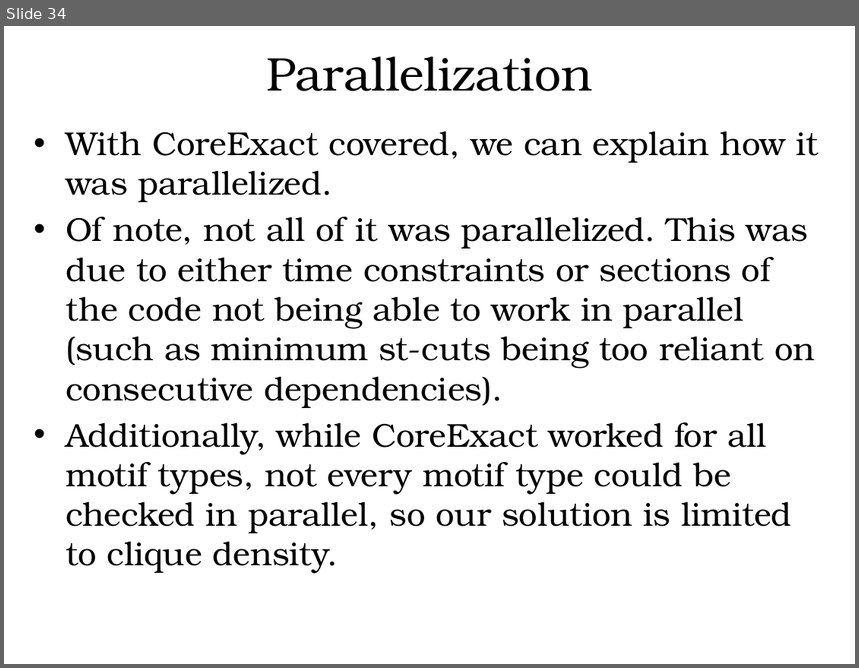
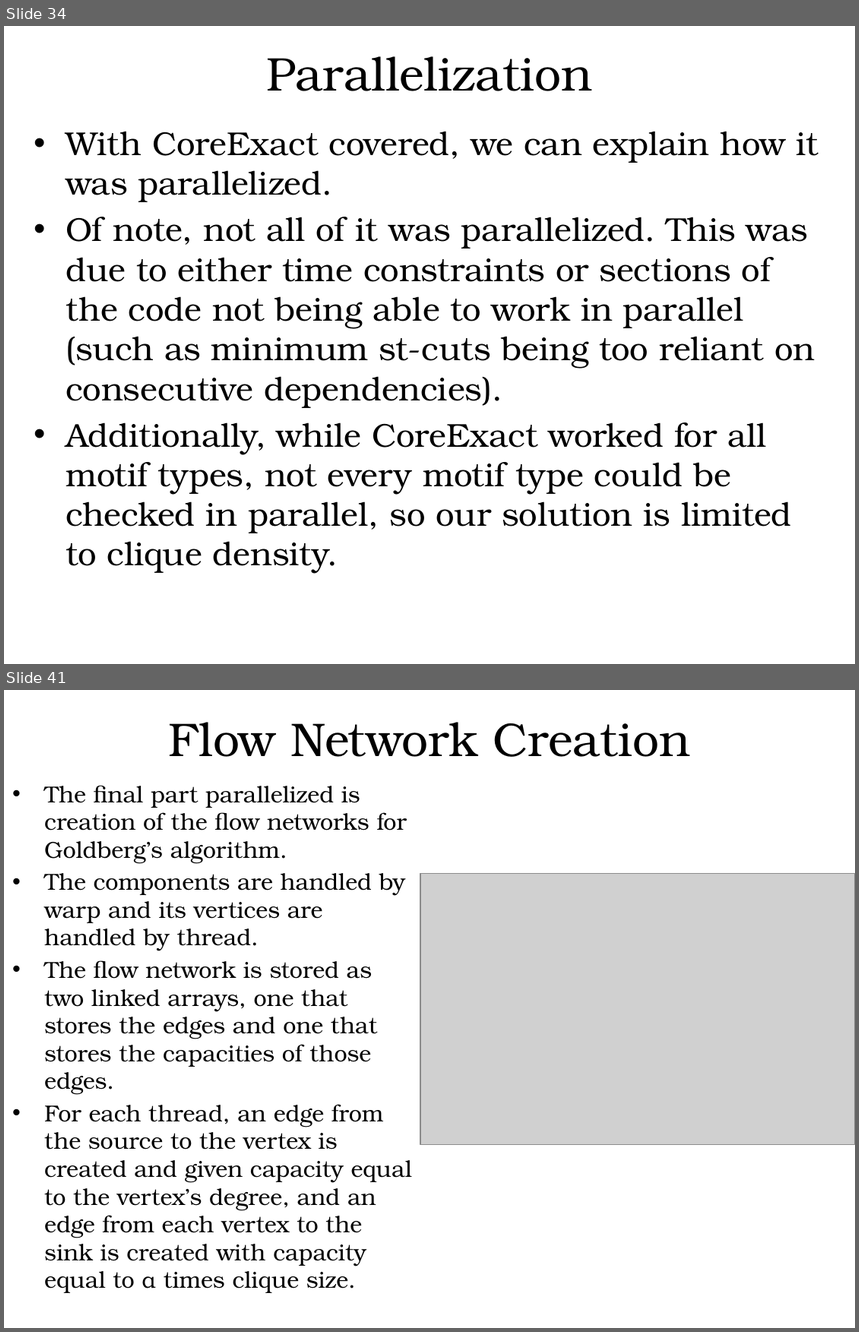
Before and after one commit to hgareau/DensestSubgraphDiscovery, a slide deck: Thesis Defense Presentation.pptx. Shown one above the other, each under a label of ours: slide 34 before the commit, slides 34 and 41 after it; the slides between them are not shown. The pictures are 859x668 and 859x1332 pixels, drawn with LibreOffice and Linux fonts; fonts in the diff are those of the drawing; grey boxes stand for pictures; background and template pictures are left out. Boxes give left, top, right and bottom in pixels: in the first picture for what was removed or moved away, otherwise in the second. Text is boxed around its words. In the diff, an @@ line names an element or a change of style, - is before the commit and + after.

```diff
--- a/Thesis Defense Presentation.pptx
+++ b/Thesis Defense Presentation.pptx
@@ slide 41 added at box(4, 690, 855, 1328), background #FFFFFF @@
@@ text added at box(169, 722, 691, 757), 40 pt, text #000000 @@
+Flow Network Creation
@@ text added at box(44, 785, 412, 1293), 19.6 pt, text #000000 @@
+• The final part parallelized is creation of the flow networks for Goldberg’s algorithm.
+• The components are handled by warp and its vertices are handled by thread.
+• The flow network is stored as two linked arrays, one that stores the edges and one that stores the capacities of those edges.
+• For each thread, an edge from the source to the vertex is created and given capacity equal to the vertex’s degree, and an edge from each vertex to the sink is created with capacity equal to α times clique size.
@@ picture added at box(420, 874, 855, 1144) @@
```
Also in this commit, not shown: 12 other slides added, 4 slides removed, 1 other file.
